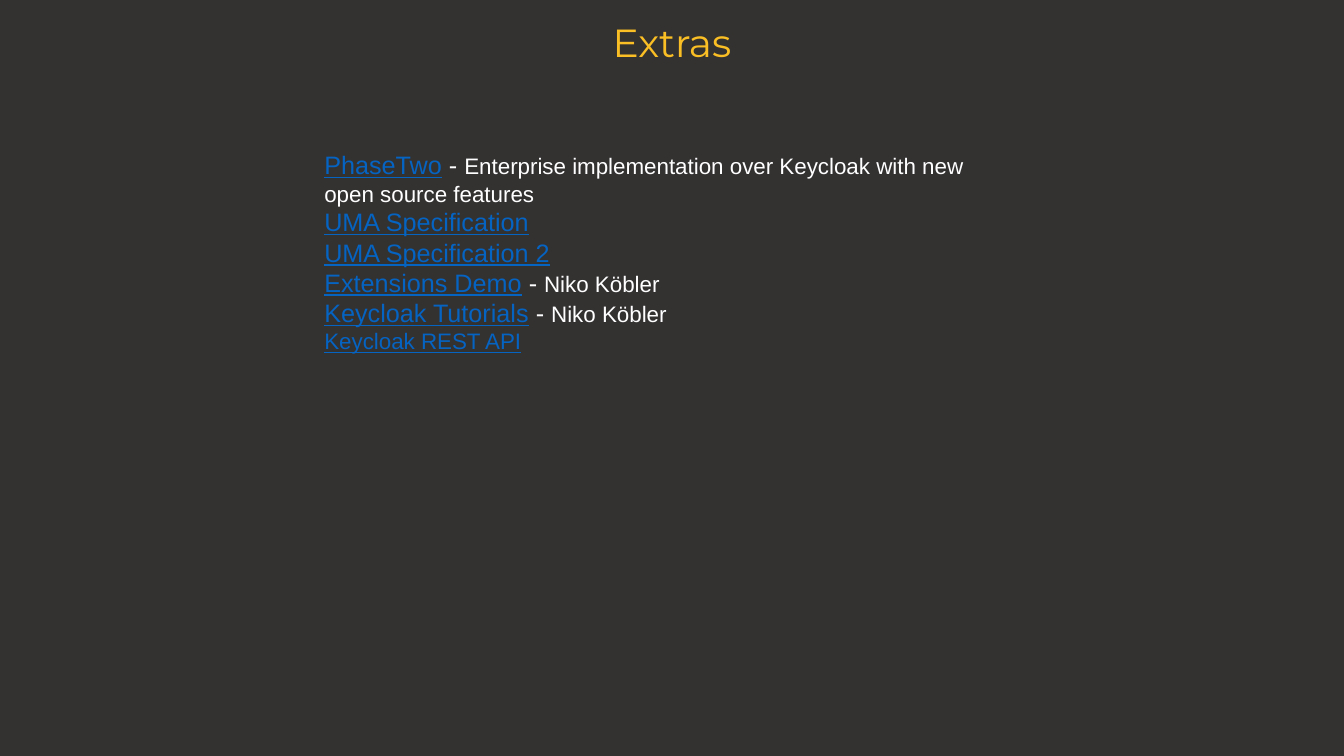
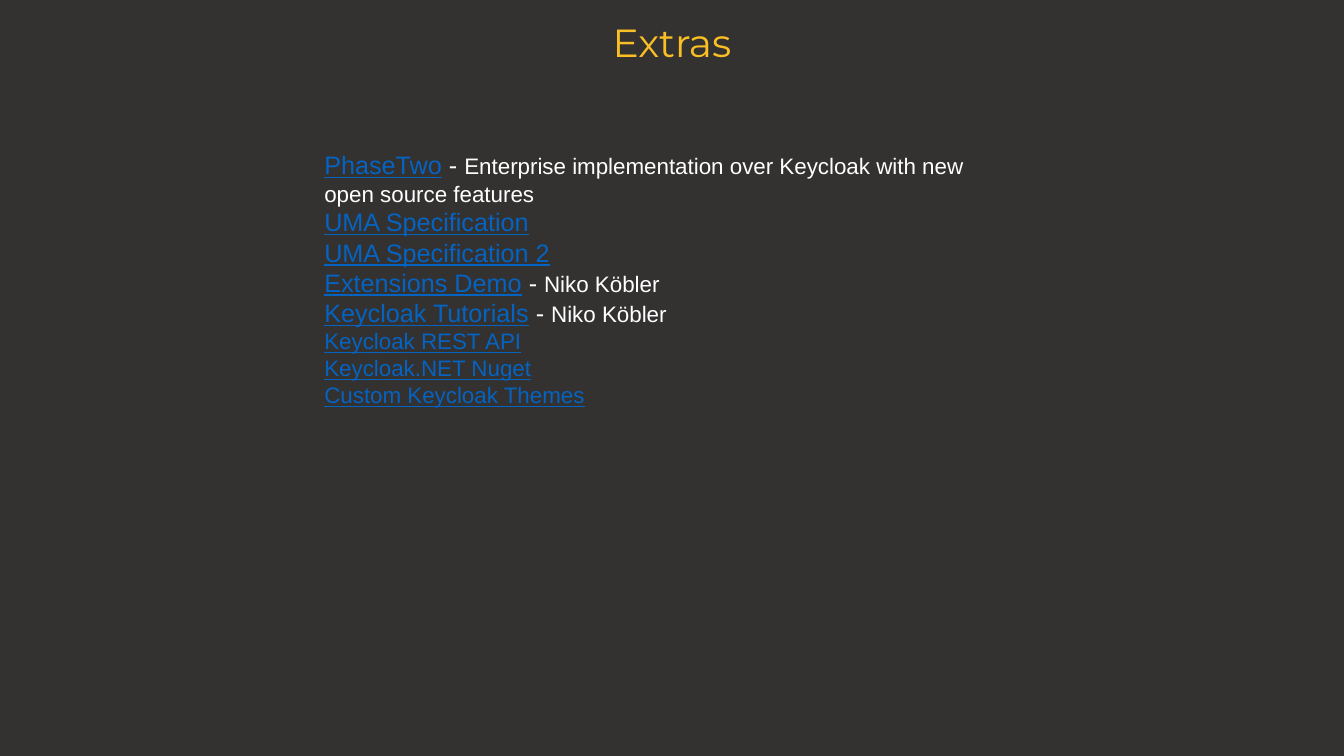
Before and after one commit to BrumaSebastian/blazor-furniture-app, a slide deck: slide 23 of BlazorFurniture/docs/presentation/Keycloak Going Beyond Defaults.pptx. Drawn at 1344x756 pixels with LibreOffice and Linux fonts; fonts in the diff are those of the drawing. Boxes give left, top, right and bottom in pixels: in the first picture for what was removed or moved away, otherwise in the second. Text is boxed around its words. In the diff, an @@ line names an element or a change of style, - is before the commit and + after.

```diff
--- a/BlazorFurniture/docs/presentation/Keycloak Going Beyond Defaults.pptx
+++ b/BlazorFurniture/docs/presentation/Keycloak Going Beyond Defaults.pptx
@@ text at [324,360,585,408]: paragraphs added @@
+Keycloak.NET Nuget
+Custom Keycloak Themes
```
Also in this commit, not shown: 8 other slides changed.
